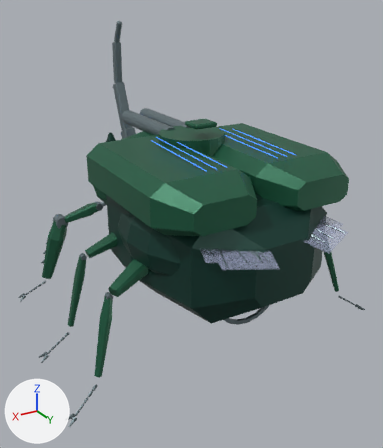
What one commit did to the Blender file out/morph_reference/m07/m07.blend.
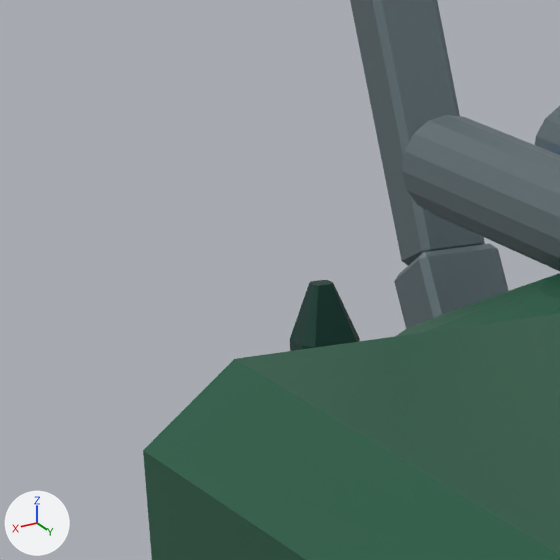
The first picture shows the older version from a 50 mm lens placed at (3.5, 5.85, 4.51), pointed at (0.0, 0.01, 1.59). The close-ups show the older and then the newer version on the part from 17% to 37% of the width and 21% to 38% of the height of that picture. Only the edits that show in the close-ups are written down. The lights are fixed; the arrows at lower left show +X, +Y and +Z.

Objects in the first close-up: 'Independent retractable shield emitter', 'Insect pronotum no neck', 'Large curved metallic rhinoceros horn', 'Large curved metallic rhinoceros horn.001', 'Shared heavy protective elytron', 'Twin 35mm anti-aircraft open barrel', 'Twin 35mm anti-aircraft open barrel.001'.
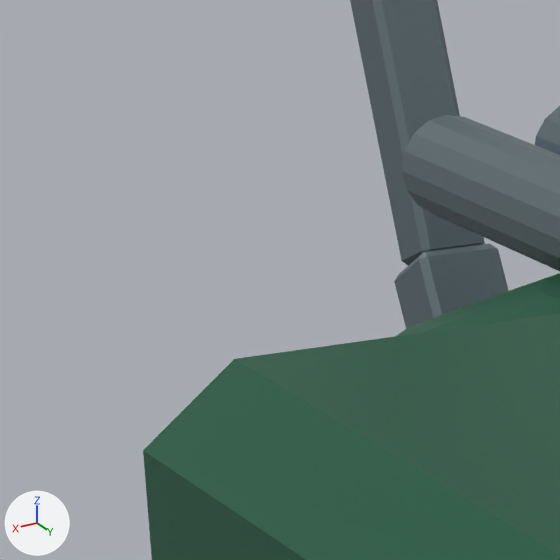
ob_emitter_l is not drawn itself; it is the parent of ob_independent_retractable_shield_emitter, ob_shield_luminous_emitter_rail.

Boxes (x1, y1, x2, y2) around the edits, measured in the close-ups (560 x 560 px):
'Independent retractable shield emitter', deleted (dark cyan): before (290, 280, 360, 351)

The change, as a diff of the scene's bpy script:
```diff
--- a/out/morph_reference/m07/m07.blend.py
+++ b/out/morph_reference/m07/m07.blend.py
@@ ob_emitter_l @@
 ob_emitter_l = bpy.data.objects.new('emitter_l', None)
-ob_emitter_l.parent = ob_chest
-ob_emitter_l.location = (0.64, -0.5, 0.28)
+ob_emitter_l.parent = ob_spine
+ob_emitter_l.location = (0.23, 0.38, 0.28)
@@ ob_independent_retractable_shield_emitter @@
-ob_independent_retractable_shield_emitter = bpy.data.objects.new('Independent retractable shield emitter', me_independent_retractable_shield_emitter)
-ob_independent_retractable_shield_emitter.parent = ob_emitter_l
-ob_independent_retractable_shield_emitter.location = (0.0, 0.0, 0.0)
```
